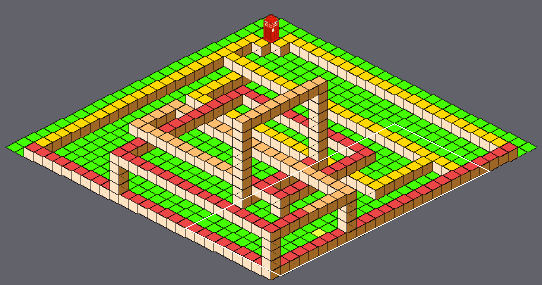
Level history. Tiled map (JSON): src/res/maps/level3.json. The first picture is a wide view before the edit; the outline marks the close-up.
Close-up. Before:
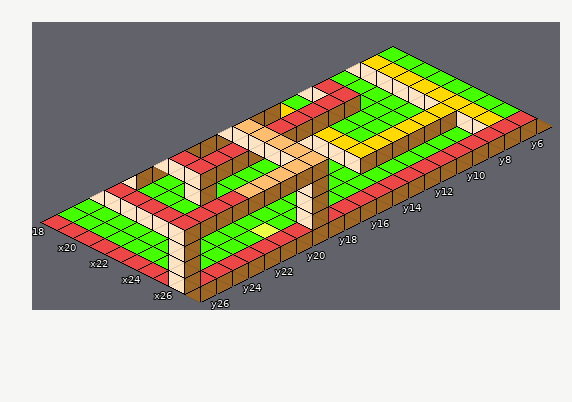
Cells are 32x16 px. Isometric: x runs down to the right, y down to the left. Shown: x 18..27, y 5..26. The commit also changed other parts of the map, which this record leaves out.
And afterwards:
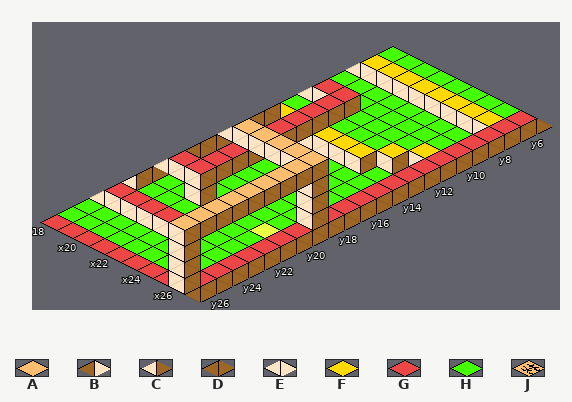
Key: from "tileset": A 0, B 1, C 2, D 7, E 8, F 19, G 33, H 240, J 241.
_ is an empty cell.
Tiles replaced or removed in this view: B, D, F, G, H, J.
Diff:
Changed rows in their new state; . is an unchanged cell.
Layer "Tile Layer 1":
first column x 24:
 8 H..
 9 H..
10 H..
11 H.J
12 HJ.
Layer "Tile Layer 2":
first column x 23:
 7 EE.
 8 __.
 9 __.
10 __F
11 _FB
12 .BC
Layer "Tile Layer 6":
first column x 22:
19 A
20 A
21 A
22 A
Changed places in both close-ups, as pixel boxes (x1, y1, x2, y2):
changed: (362, 103, 456, 174)
changed: (170, 191, 248, 230)
